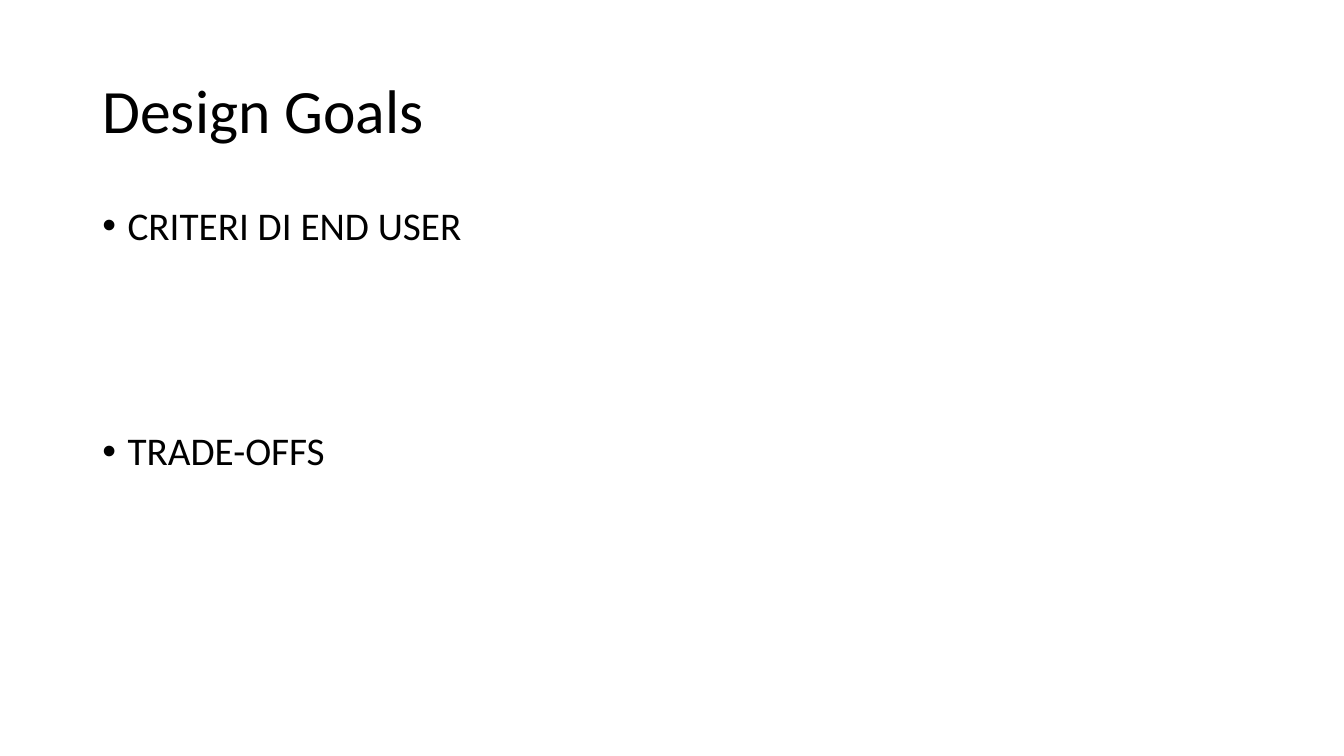
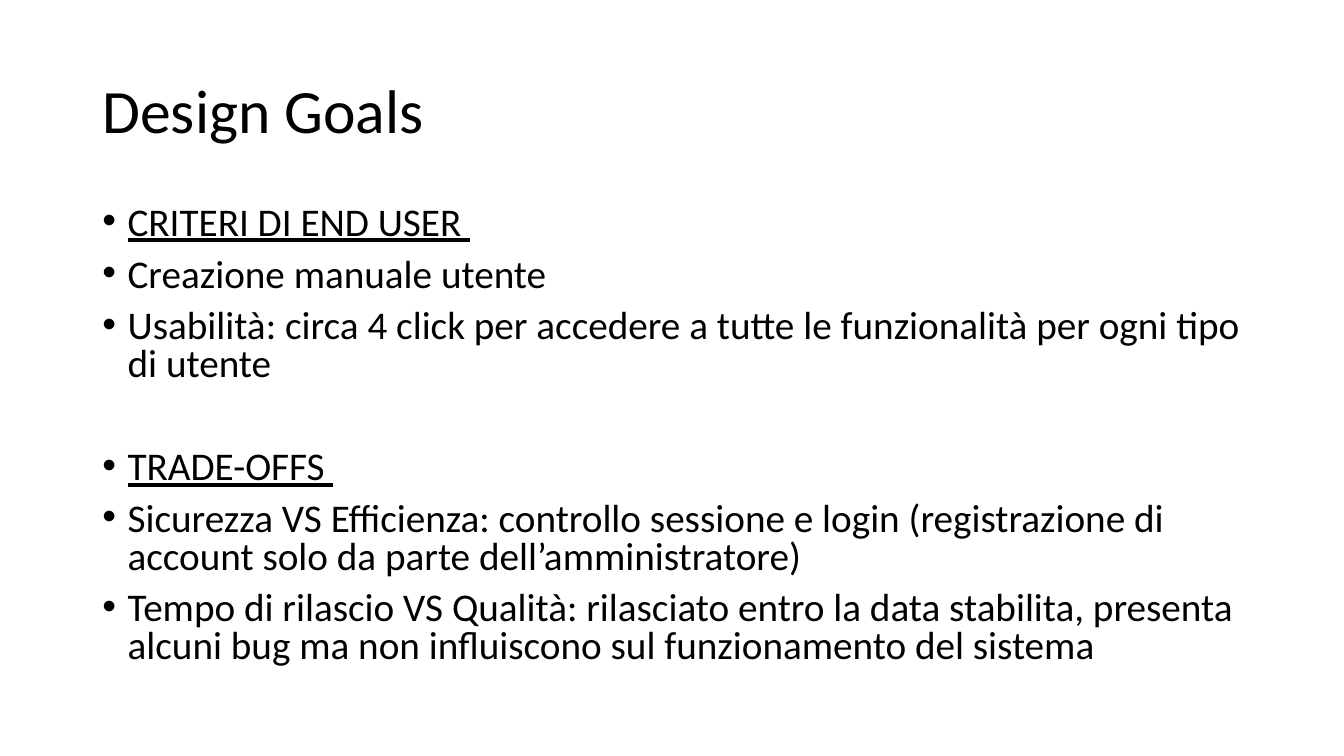
Before and after one commit to annafe/vviser-unisa, a slide deck: slide 3 of wiki/presentazione/SDD - Mavi.pptx. Drawn at 1344x756 pixels with LibreOffice and Linux fonts; fonts in the diff are those of the drawing. Boxes give left, top, right and bottom in pixels: in the first picture for what was removed or moved away, otherwise in the second. Text is boxed around its words. In the diff, an @@ line names an element or a change of style, - is before the commit and + after.

```diff
--- a/wiki/presentazione/SDD - Mavi.pptx
+++ b/wiki/presentazione/SDD - Mavi.pptx
@@ text at (128,210,462,487): underline on in "CRITERI DI END USER", "TRADE-OFFS"; line spacing 0.9 to 0.8 @@
@@ text at (128,260,1239,378): paragraphs added @@
+• Creazione manuale utente
+• Usabilità: circa 4 click per accedere a tutte le funzionalità per ogni tipo di utente
@@ text at (128,503,1233,666): paragraphs added @@
+• Sicurezza VS Efficienza: controllo sessione e login (registrazione di account solo da parte dell’amministratore)
+• Tempo di rilascio VS Qualità: rilasciato entro la data stabilita, presenta alcuni bug ma non influiscono sul funzionamento del sistema
```
Also in this commit, not shown: 5 other slides changed.
